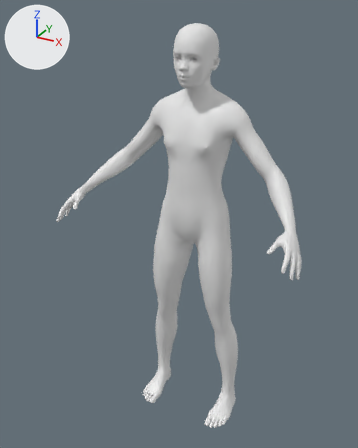
What one commit did to the glTF model game/assets/humans/half_giant_female_young.glb.
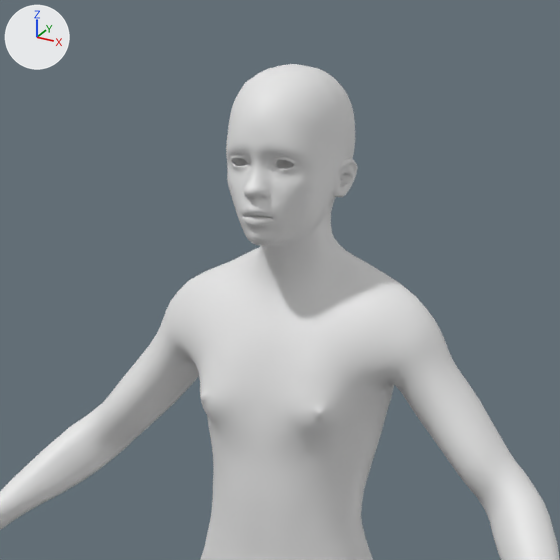
Old and new are each drawn whole from a 50 mm camera at (0.849, -1.712, 1.728) aimed at (-0.036, -0.103, 0.923) and again close up on the part from 26% to 82% of the width and 0% to 45% of the height. Arrows for +X, +Y and +Z are at upper left; the lights stay in place. The older version's two pictures come first. Materials are left out; every surface is plain grey. Vertices at exactly the same position are counted once.

In view in the first close-up: 'Body'.
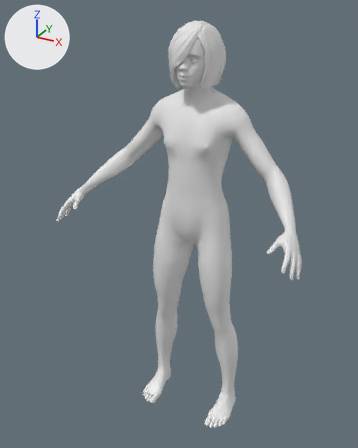
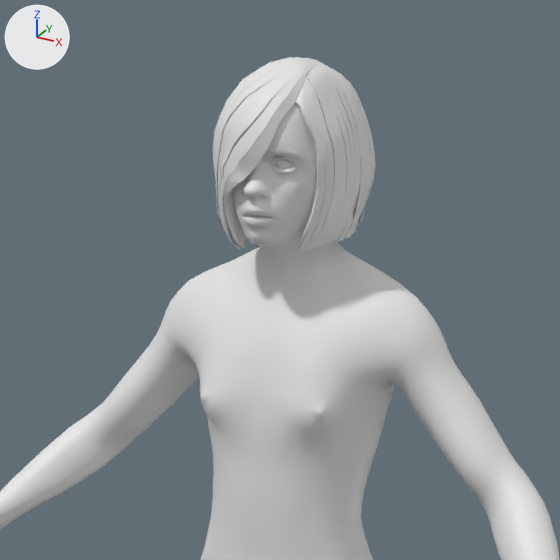
Location of each change, [x1, y1, x2, y2] in pixels of the close-ups (560 x 560 px):
```json
{"object": "Body", "change": "reshaped", "before": [0, 64, 560, 560], "after": [0, 57, 560, 560]}
{"part": 1, "of": "me_mesh_0", "change": "added", "after": [213, 57, 376, 252]}
```

Scene script edits in JSON lines:
```json
{"block": "me_mesh_0", "where": "# used by ob_body; location = (0.0, 0.0, 0.0)"}
{"op": "remove", "block": "me_mesh_0", "code": "me_mesh_0.from_pydata(...)  # 13380 vertices, 26756 faces; spans x -0.51..0.51, y -0.33..0.08, z 0.0..1.67"}
{"op": "add", "block": "me_mesh_0", "code": "me_mesh_0.from_pydata(...)  # 15432 vertices, 29736 faces; spans x -0.51..0.51, y -0.33..0.08, z 0.0..1.68"}
{"block": "me_mesh_0", "change": "me_mesh_0 part 1: 2052 vertices added at x -0.09..0.1, y -0.15..0.08, z 1.45..1.68"}
```
